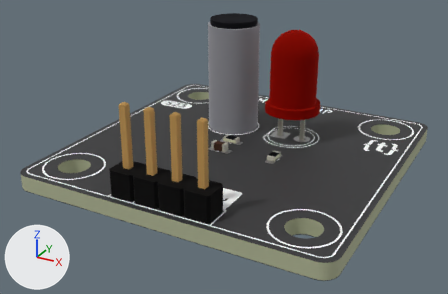
An edit to the glTF model assets/img/kit/s23.glb, drawn before and after from the same camera.
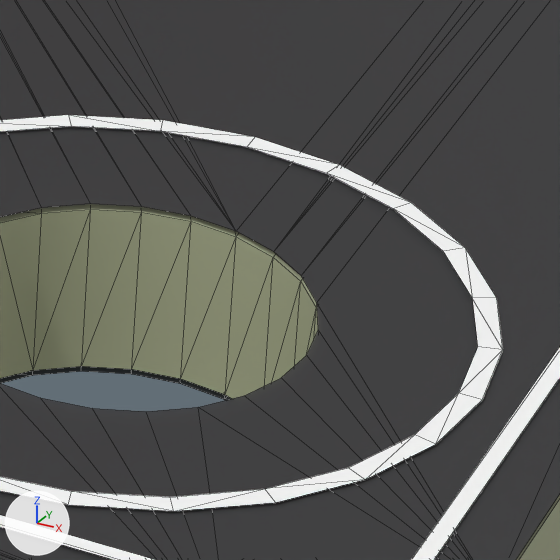
The first picture shows the older version from a 50 mm lens placed at (0.1432, -0.169, 0.0276), pointed at (0.1153, -0.1182, 0.0022). The close-ups show the older and then the newer version on the part from 65% to 78% of the width and 67% to 86% of the height of that picture. Only the edits that show in the close-ups are written down. The lights are fixed; the arrows at lower left show +X, +Y and +Z. The close-ups show mesh edges as thin lines. Where no turn or scale is listed for an object, it has been applied to the vertices. Vertices at exactly the same position are counted once.

In view in the first close-up: '=>[0:1:1:10]', '=>[0:1:1:11]', '=>[0:1:1:12]', '=>[0:1:1:8]'.
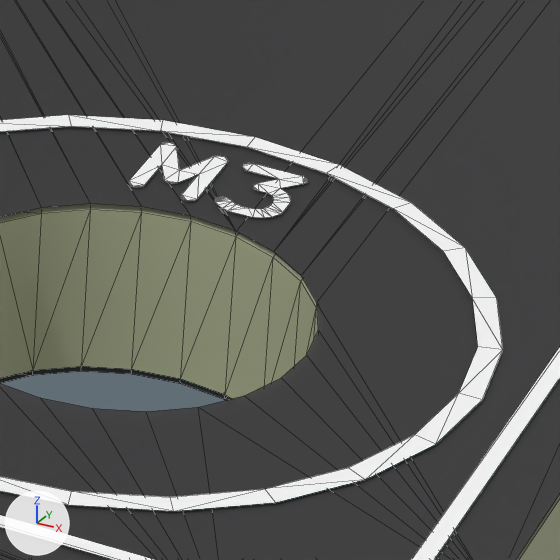
Changed parts and their boxes (x1, y1, x2, y2) in the close-ups (560 x 560 px):
part 1 of me_light_cup_silkscreen, added
    after: (214, 163, 308, 218)
part 2 of me_light_cup_silkscreen, added
    after: (128, 142, 229, 201)

Edits to the bpy script that builds the scene:
```text
Change me_light_cup_silkscreen:
    used by ob_0_1_1_8; location = (0.0, 0.0, 0.0)
    remove me_light_cup_silkscreen.from_pydata(...)  # 1926 vertices, 1918 faces; spans x 0.1005..0.1315, y -0.1315..-0.1005, z 0.0016
    add me_light_cup_silkscreen.from_pydata(...)  # 2486 vertices, 2462 faces; spans x 0.1005..0.1315, y -0.1315..-0.1005, z 0.0016
    me_light_cup_silkscreen part 1: a new loose piece of 75 vertices spanning x 0.1281..0.1287, y -0.1262..-0.1254, z 0.0016, in mat_mat_11 (white #fbfbfb)
    me_light_cup_silkscreen part 2: a new loose piece of 65 vertices spanning x 0.1273..0.128, y -0.1262..-0.1254, z 0.0016, in mat_mat_11 (white #fbfbfb)
    other edits to the shape of me_light_cup_silkscreen do not show in these pictures
```
